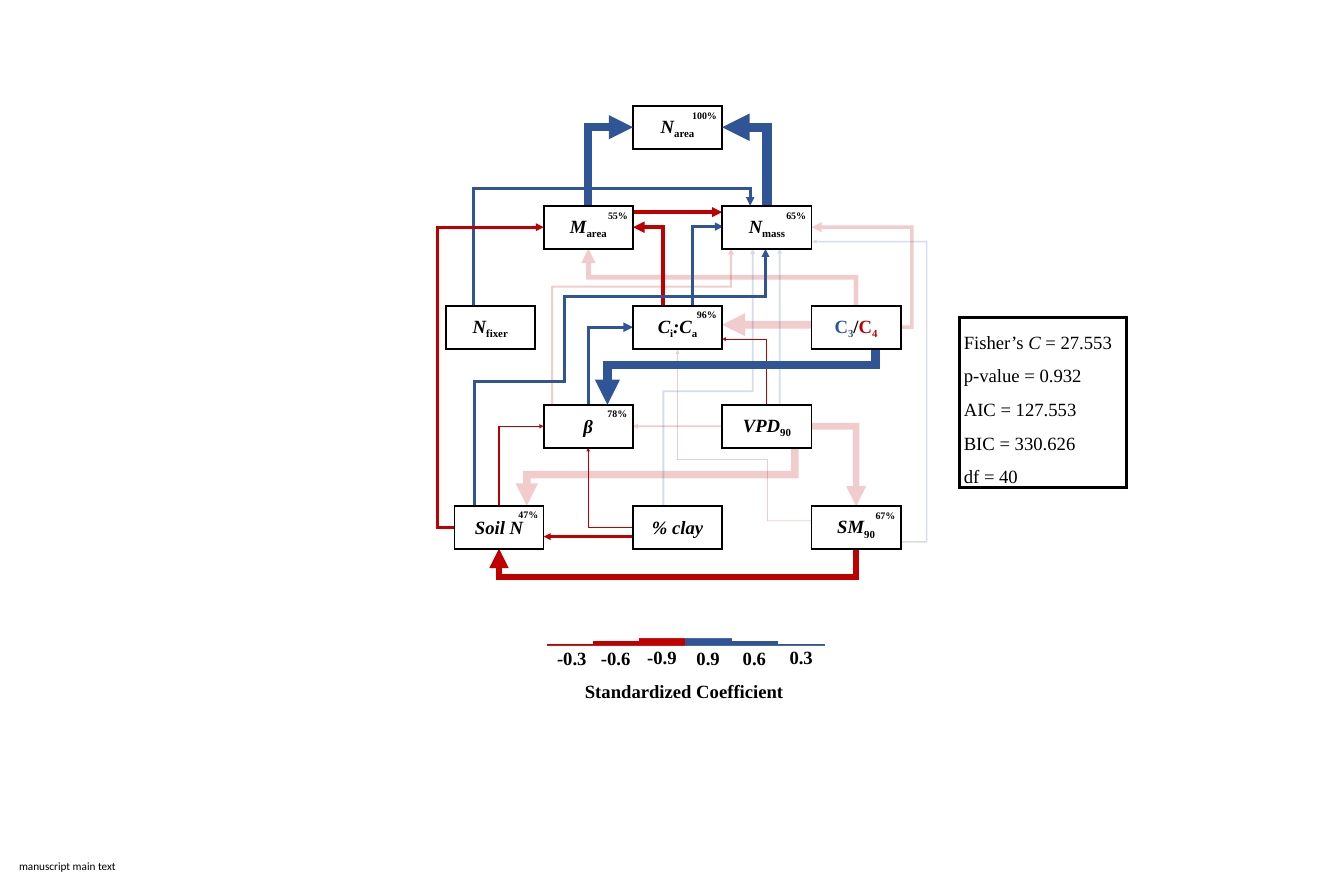
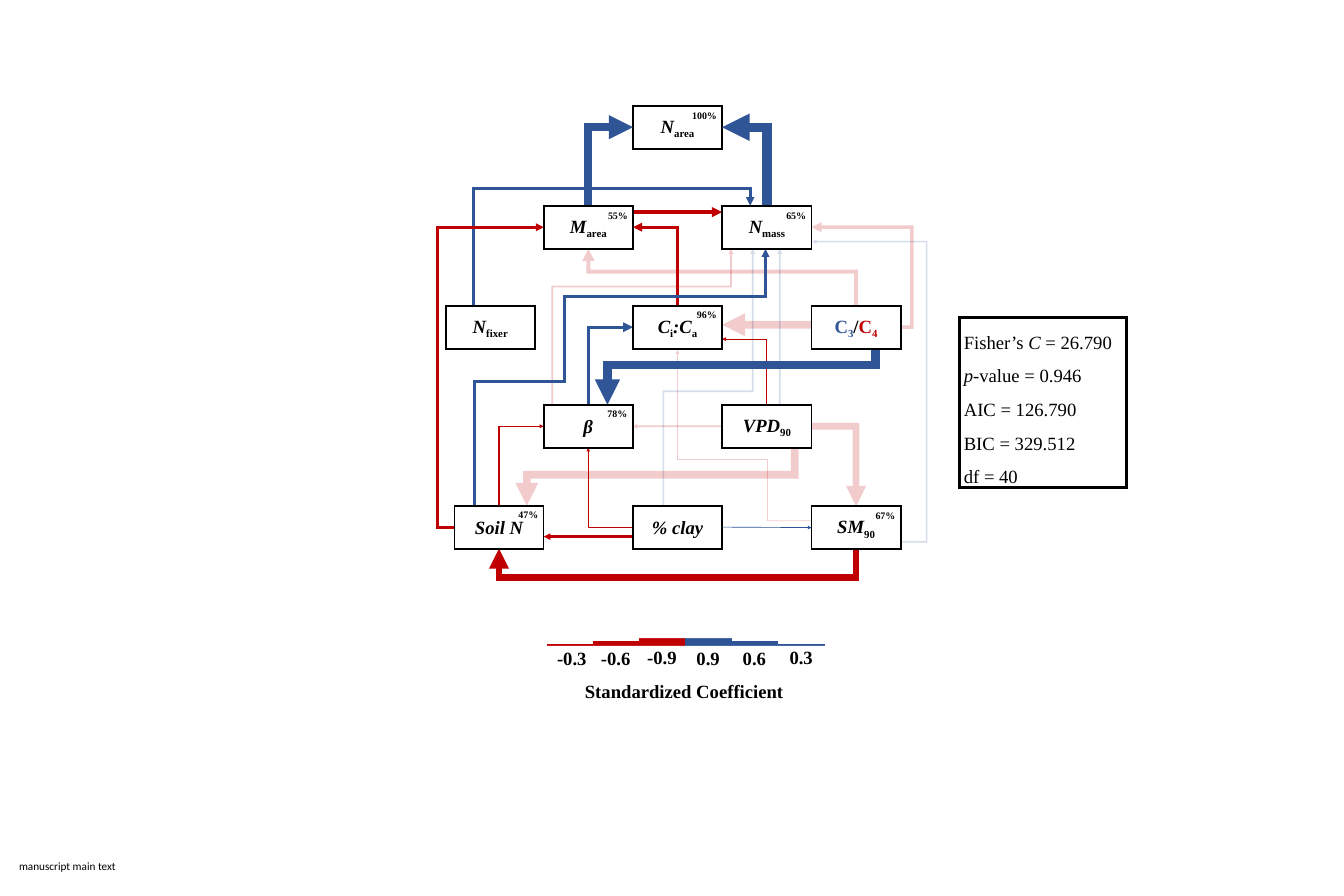
Before and after one commit to eaperkowski/TX_ecolab_leafNitrogen, a slide deck: slide 4 of working_drafts/figs/TXeco_SEM_ppt_fig.pptx. Drawn at 1344x896 pixels with LibreOffice and Linux fonts; fonts in the diff are those of the drawing. Boxes give left, top, right and bottom in pixels: in the first picture for what was removed or moved away, otherwise in the second. Text is boxed around its words. In the diff, an @@ line names an element or a change of style, - is before the commit and + after.

```diff
--- a/working_drafts/figs/TXeco_SEM_ppt_fig.pptx
+++ b/working_drafts/figs/TXeco_SEM_ppt_fig.pptx
@@ elbow arrow (474, 306) - (750, 206): stroke #2F5597 4.61 pt to #2F5597 4.56 pt @@
@@ elbow arrow moved from (663, 306) - (633, 227) to (677, 306) - (633, 227) @@
@@ elbow arrow (677, 306) - (633, 227): stroke #C00000 6.23 pt to #C00000 4.97 pt @@
@@ elbow arrow removed from (693, 305) to (723, 227) @@
@@ elbow arrow (900, 327) - (811, 227): stroke #C00000 5.38 pt to #C00000 5.47 pt @@
@@ elbow arrow (552, 405) - (731, 249): stroke #C00000 3.21 pt to #C00000 2.88 pt @@
@@ elbow arrow (564, 297) - (766, 249): stroke #2F5597 4.32 pt to #2F5597 4.31 pt @@
@@ elbow arrow (856, 306) - (588, 249): stroke #C00000 7.73 pt to #C00000 6.5 pt; route changed @@
@@ elbow arrow (663, 506) - (753, 249): stroke #2F5597 2.85 pt to #2F5597 2.8 pt @@
@@ arrow (780, 405) - (780, 249): stroke #2F5597 2.69 pt to #2F5597 2.61 pt @@
@@ elbow arrow (901, 542) - (812, 241): stroke #2F5597 2.41 pt to #2F5597 2.38 pt @@
@@ text in rectangle at (964, 336, 1112, 451): text changed @@
-Fisher’s C = 27.553
-p-value = 0.932
-AIC = 127.553
-BIC = 330.626
+Fisher’s C = 26.790
+p-value = 0.946
+AIC = 126.790
+BIC = 329.512
@@ arrow added from (722, 527) to (811, 528), #2F5597 1.06 pt @@
```
Also in this commit, not shown: 4 other files.
